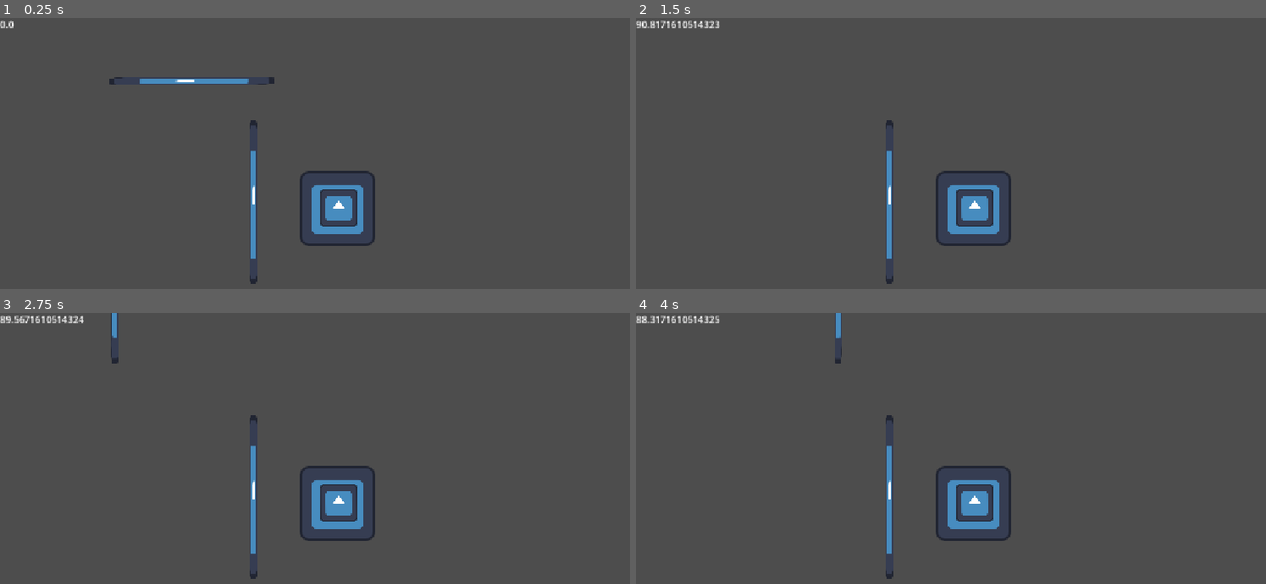
Above: before the commit, frames 1-4 (two rows, left to right).
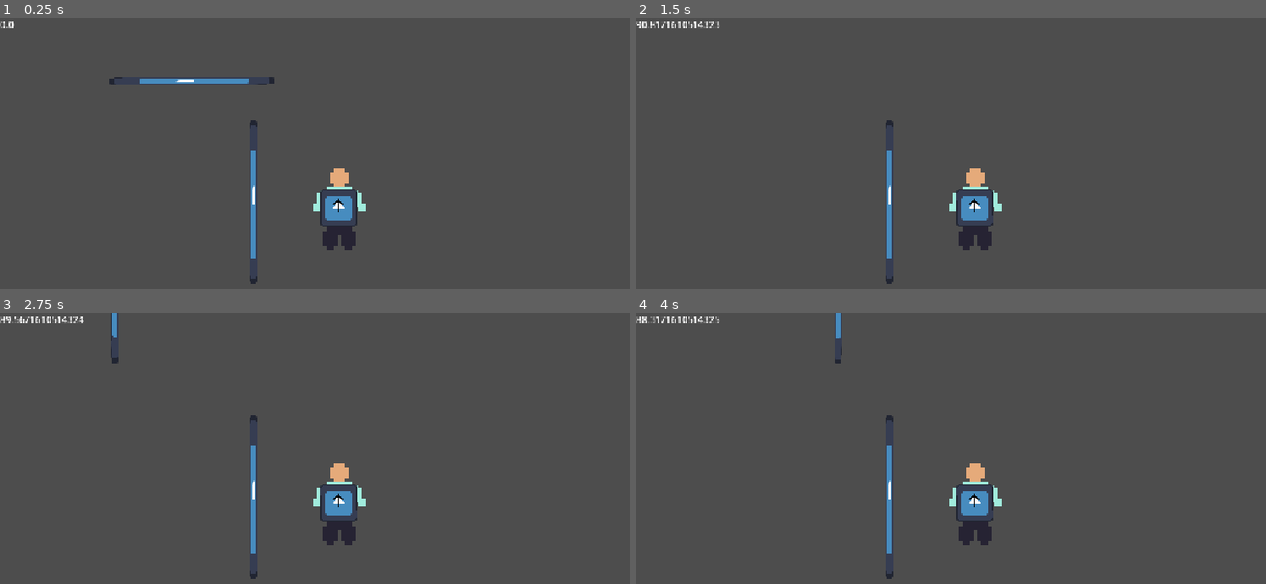
Above: after the commit, the same moments.

Repository: Chickenhatter/horizon-get-to-class
Game: Godot game, scene res://scenes/getting_to.tscn
Same seed, same stepped clock (60 frames per second), same inputs: the game is played once before the commit and once after it. The project has no main scene, so this scene is started directly. The engine's default icon, where the game draws it, is replaced by a stand-in: a white triangle on a blue panel in a dark square.
Inputs (mouse positions are in pixels of both pictures, inside the frame that each line leads up to):
- Up to frame 1 (0.25 s): no input
- Up to frame 2 (1.5 s): tap Enter at 0.5 s; move the mouse to (1121, 188) at 0.52 s; hold Right 0.53-1.28 s; tap Alt at 0.6 s; click (1121, 188) at 0.67 s; move the mouse to (837, 226) at 1.27 s; hold Down from 1.28 s (still down); tap Shift at 1.35 s
- Up to frame 3 (2.75 s): move the mouse to (409, 418) at 2.02 s; release Down at 2.03 s; hold Right from 2.03 s (still down); tap Alt at 2.1 s
- Up to frame 4 (4 s): move the mouse to (938, 578) at 2.77 s; release Right at 2.78 s; hold Up 2.78-3.53 s; tap Shift at 2.85 s; click (938, 578) at 2.92 s; move the mouse to (1177, 559) at 3.52 s; hold Left from 3.53 s (still down); tap Alt at 3.6 s

The runs differ from the first frame. In frame 1, 1.4% of the frame differs, in the area x 0-60%, y 0-86%; in frame 2, 1.6%; in frame 3, 1.6%; in frame 4, 1.6%.

Commit message:
2hr 35m character and assets

Diff:
--- a/code/character.gd
+++ b/code/character.gd
@@ -40,3 +40,6 @@
 			move_and_collide(velocity * delta)
 		else:
 			velocity = push * original_speed
+	$Icon2.scale.x = (1.5*(sin((2*PI*($".".rotation_degrees+45)/180)))+4.5)
+	$Icon2.rotation_degrees = -$".".rotation_degrees
+	$Icon2/arrow.rotation_degrees = $".".rotation_degrees
--- a/project.godot
+++ b/project.godot
@@ -56,4 +56,5 @@
 
 [rendering]
 
+textures/canvas_textures/default_texture_filter=0
 rendering_device/driver.windows="d3d12"
--- a/scenes/getting_to.tscn
+++ b/scenes/getting_to.tscn
@@ -1,8 +1,10 @@
 [gd_scene format=3 uid="uid://syf3nc5cg4yg"]
 
 [ext_resource type="Script" uid="uid://ii24m7exwefq" path="res://code/character.gd" id="1_2gn6n"]
+[ext_resource type="Texture2D" uid="uid://dhetnbigbagbg" path="res://assets/human/pixil-frame-0 (13).png" id="2_dak1h"]
 [ext_resource type="Texture2D" uid="uid://4q335xxs2p" path="res://icon.svg" id="2_l0a5c"]
 [ext_resource type="Script" uid="uid://ddhb5d6cw035w" path="res://code/moving1.gd" id="3_4m780"]
+[ext_resource type="Texture2D" uid="uid://celsot7yfnag4" path="res://assets/human/pixil-frame-0 (15).png" id="3_l6age"]
 [ext_resource type="Script" uid="uid://c1r628slsblxt" path="res://code/classes_decider.gd" id="4_ku5y5"]
 [ext_resource type="Script" uid="uid://dc4oih1orewkw" path="res://code/camera.gd" id="5_6viju"]
 
@@ -51,15 +53,29 @@
 script = ExtResource("1_2gn6n")
 
 [node name="Icon" type="Sprite2D" parent="Node2D/character/character" unique_id=60606033]
-position = Vector2(-2, 1)
-texture = ExtResource("2_l0a5c")
+visible = false
+position = Vector2(10, -24)
+scale = Vector2(6, 6)
+texture = ExtResource("2_dak1h")
 
 [node name="CollisionShape2D" type="CollisionShape2D" parent="Node2D/character/character" unique_id=782613579]
 shape = SubResource("CircleShape2D_rpb1b")
 
-[node name="Sprite2D" type="Sprite2D" parent="Node2D/character/character" unique_id=953257913]
-
-[node name="Sprite2D2" type="Sprite2D" parent="Node2D/character/character" unique_id=357097519]
+[node name="Icon2" type="Node2D" parent="Node2D/character/character" unique_id=1552264854]
+scale = Vector2(6, 6)
+
+[node name="Icon" type="Sprite2D" parent="Node2D/character/character/Icon2" unique_id=103223063]
+position = Vector2(1.666666, -4.166666)
+texture = ExtResource("2_dak1h")
+
+[node name="arrow" type="Node2D" parent="Node2D/character/character/Icon2" unique_id=1216625130]
+position = Vector2(0, -1.1666667)
+
+[node name="Sprite2D" type="Sprite2D" parent="Node2D/character/character/Icon2/arrow" unique_id=1549596494]
+z_index = 2
+position = Vector2(0.83333325, 2.3333328)
+scale = Vector2(0.34375, 0.33333325)
+texture = ExtResource("3_l6age")
 
 [node name="people" type="Node2D" parent="Node2D" unique_id=1781502234]
 
Binary file added: assets/human/pixil-frame-0 (13).png
Not shown, added: assets/human/pixil-frame-0 (13).png.import
Binary file added: assets/human/pixil-frame-0 (14).png
Not shown, added: assets/human/pixil-frame-0 (14).png.import
Binary file added: assets/human/pixil-frame-0 (15).png
Not shown, added: assets/human/pixil-frame-0 (15).png.import
